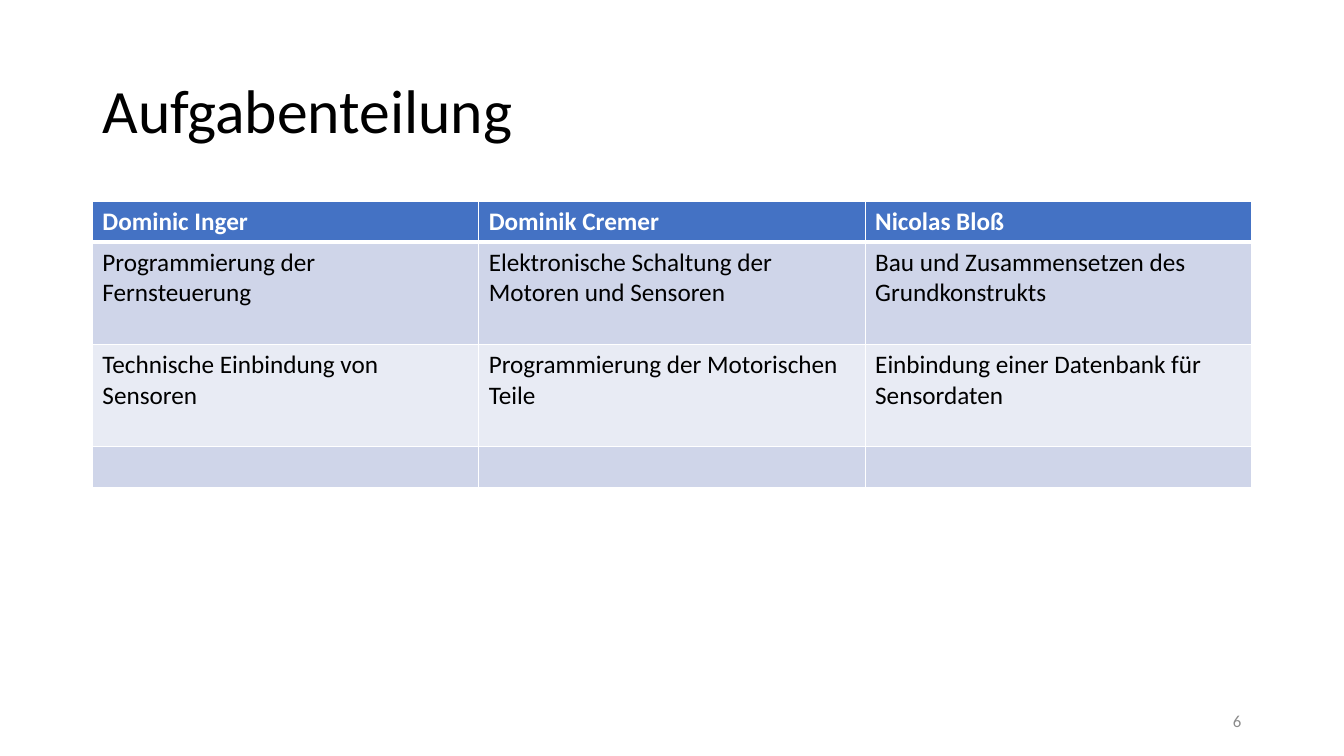
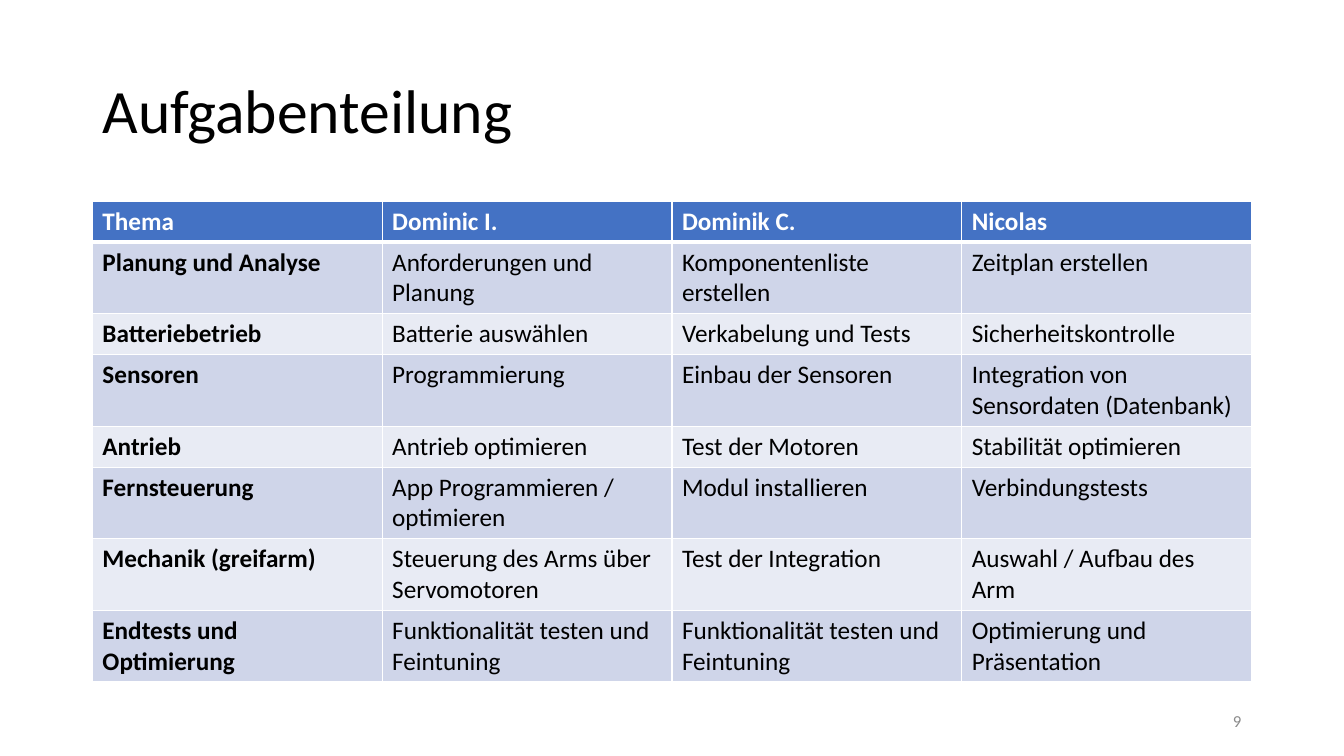
Before and after one commit to DominikCrm/Robotic, a slide deck: slide 9 of Ferngesteuerter Roboter.pptx (slide 6 before the commit). Drawn at 1344x756 pixels with LibreOffice and Linux fonts; fonts in the diff are those of the drawing. Boxes give left, top, right and bottom in pixels: in the first picture for what was removed or moved away, otherwise in the second. Text is boxed around its words. In the diff, an @@ line names an element or a change of style, - is before the commit and + after.

```diff
--- a/Ferngesteuerter Roboter.pptx
+++ b/Ferngesteuerter Roboter.pptx
@@ table removed at [93, 202, 1251, 485], 4 rows, 3 columns @@
-Dominic Inger | Dominik Cremer | Nicolas Bloß
-Programmierung der Fernsteuerung | Elektronische Schaltung der Motoren und Sensoren | Bau und Zusammensetzen des Grundkonstrukts
-Technische Einbindung von Sensoren | Programmierung der Motorischen Teile | Einbindung einer Datenbank für Sensordaten
- |  | 
@@ table added at [93, 202, 1254, 679], 8 rows, 4 columns @@
+Thema | Dominic I. | Dominik C. | Nicolas
+Planung und Analyse | Anforderungen und Planung | Komponentenliste erstellen | Zeitplan erstellen
+Batteriebetrieb | Batterie auswählen | Verkabelung und Tests | Sicherheitskontrolle
+Sensoren | Programmierung | Einbau der Sensoren | Integration von Sensordaten (Datenbank)
+Antrieb | Antrieb optimieren | Test der Motoren | Stabilität optimieren
+Fernsteuerung | App Programmieren / optimieren | Modul installieren | Verbindungstests
+Mechanik (greifarm) | Steuerung des Arms über Servomotoren | Test der Integration | Auswahl / Aufbau des Arm
+Endtests und Optimierung | Funktionalität testen und Feintuning | Funktionalität testen und Feintuning | Optimierung und Präsentation
@@ page number at [1233, 716, 1241, 727]: text changed @@
-6
+9
```
Also in this commit, not shown: 2 other slides changed, 6 slides added, 4 slides removed.
